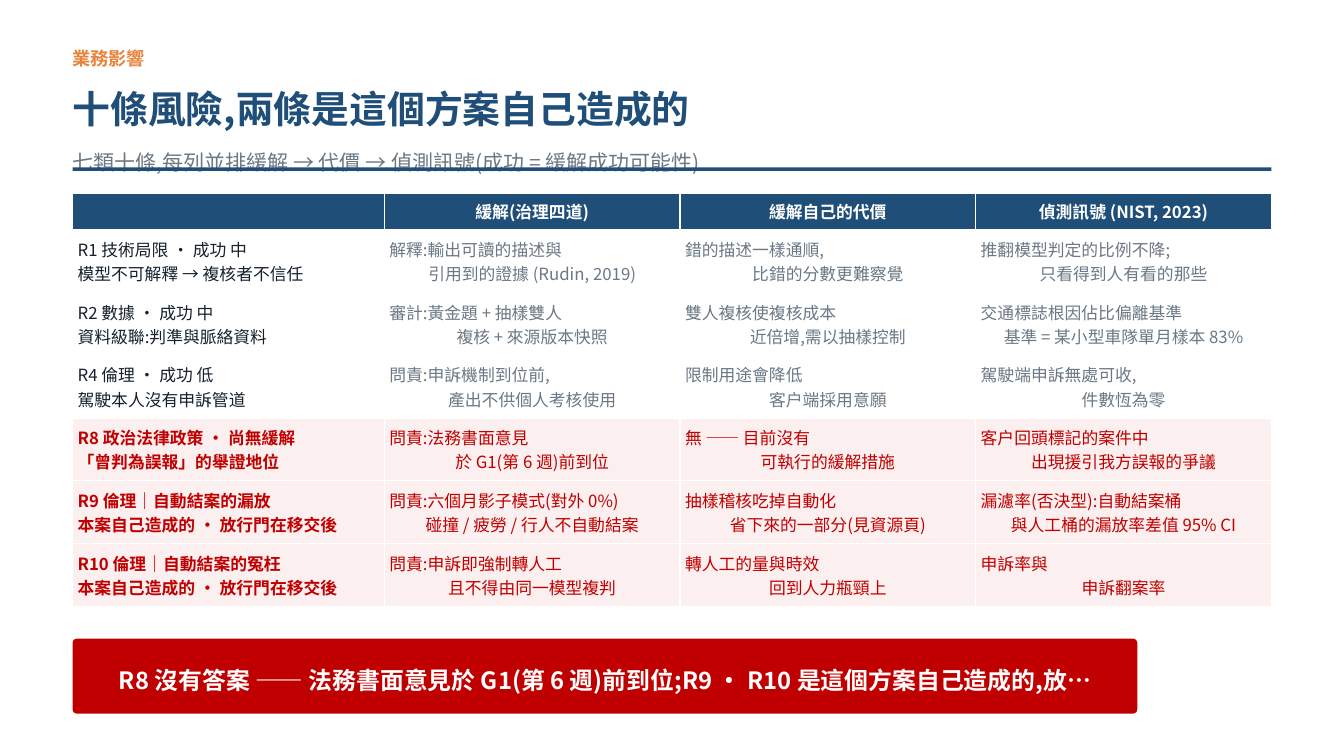
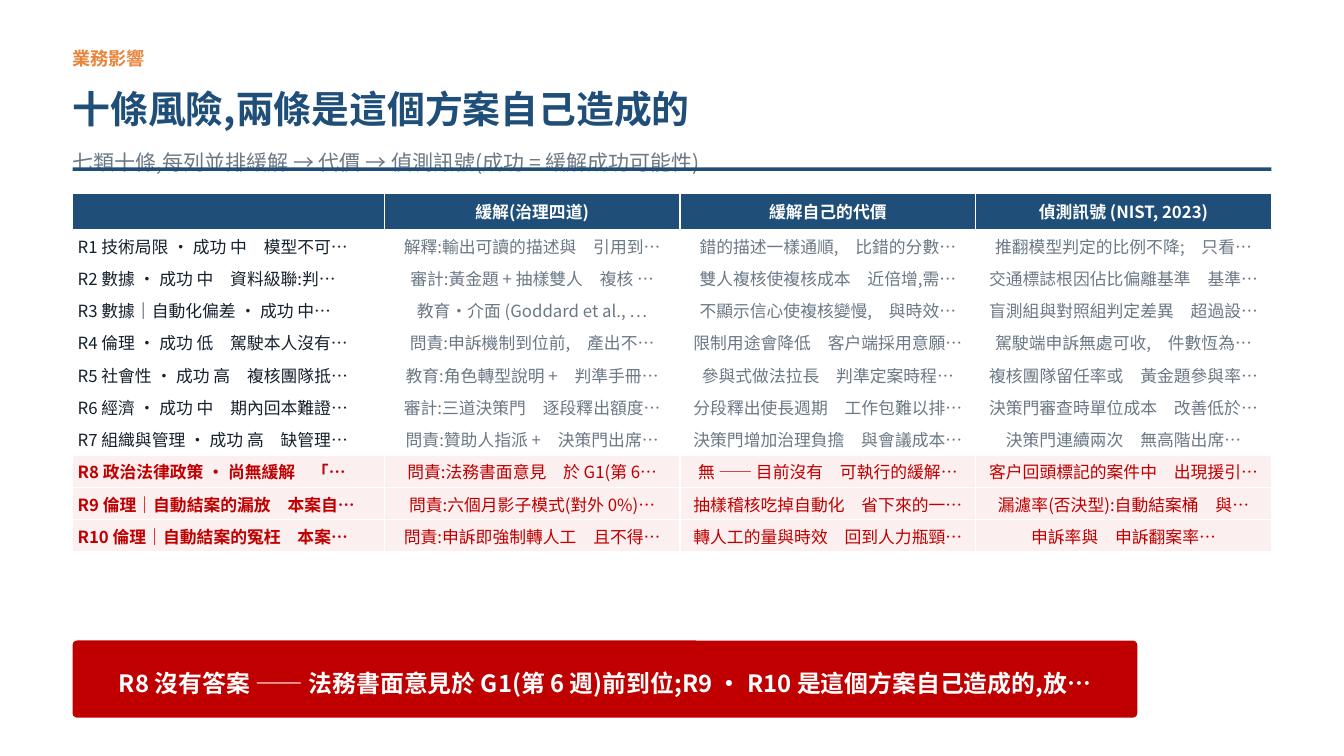
Before and after one commit to pokai-huang0828/UTS_workspace, a slide deck: slide 7 of Artificial Intelligence for Enterprises/Assessment3/Huang_26254793_421104_Assessment 3.pptx. Drawn at 1344x756 pixels with LibreOffice and Linux fonts; fonts in the diff are those of the drawing. Boxes give left, top, right and bottom in pixels: in the first picture for what was removed or moved away, otherwise in the second. Text is boxed around its words. In the diff, an @@ line names an element or a change of style, - is before the commit and + after.

```diff
--- a/Artificial Intelligence for Enterprises/Assessment3/Huang_26254793_421104_Assessment 3.pptx
+++ b/Artificial Intelligence for Enterprises/Assessment3/Huang_26254793_421104_Assessment 3.pptx
@@ table at box(73, 194, 1270, 553) @@
-row 2: R1 技術局限 · 成功 中 模型不可解釋 → 複核者不信任 | 解釋:輸出可讀的描述與 引用到的證據 (Rudin, 2019) | 錯的描述一樣通順, 比錯的分數更難察覺 | 推翻模型判定的比例不降; 只看得到人有看的那些
-row 3: R2 數據 · 成功 中 資料級聯:判準與脈絡資料 | 審計:黃金題 + 抽樣雙人 複核 + 來源版本快照 | 雙人複核使複核成本 近倍增,需以抽樣控制 | 交通標誌根因佔比偏離基準 基準 = 某小型車隊單月樣本 83%
-row 4: R4 倫理 · 成功 低 駕駛本人沒有申訴管道 | 問責:申訴機制到位前, 產出不供個人考核使用 | 限制用途會降低 客戶端採用意願 | 駕駛端申訴無處可收, 件數恆為零
-row 5: R8 政治法律政策 · 尚無緩解 「曾判為誤報」的舉證地位 | 問責:法務書面意見 於 G1(第 6 週)前到位 | 無 —— 目前沒有 可執行的緩解措施 | 客戶回頭標記的案件中 出現援引我方誤報的爭議
-row 6: R9 倫理｜自動結案的漏放 本案自己造成的 · 放行門在移交後 | 問責:六個月影子模式(對外 0%) 碰撞 / 疲勞 / 行人不自動結案 | 抽樣稽核吃掉自動化 省下來的一部分(見資源頁) | 漏濾率(否決型):自動結案桶 與人工桶的漏放率差值 95% CI
-row 7: R10 倫理｜自動結案的冤枉 本案自己造成的 · 放行門在移交後 | 問責:申訴即強制轉人工 且不得由同一模型複判 | 轉人工的量與時效 回到人力瓶頸上 | 申訴率與 申訴翻案率
+row 2: R1 技術局限 · 成功 中 模型不可… | 解釋:輸出可讀的描述與 引用到… | 錯的描述一樣通順, 比錯的分數… | 推翻模型判定的比例不降; 只看…
+row 3: R2 數據 · 成功 中 資料級聯:判… | 審計:黃金題 + 抽樣雙人 複核 … | 雙人複核使複核成本 近倍增,需… | 交通標誌根因佔比偏離基準 基準…
+row 4: R3 數據｜自動化偏差 · 成功 中… | 教育・介面 (Goddard et al., … | 不顯示信心使複核變慢, 與時效… | 盲測組與對照組判定差異 超過設…
+row 5: R4 倫理 · 成功 低 駕駛本人沒有… | 問責:申訴機制到位前, 產出不… | 限制用途會降低 客戶端採用意願… | 駕駛端申訴無處可收, 件數恆為…
+row 6: R5 社會性 · 成功 高 複核團隊抵… | 教育:角色轉型說明 + 判準手冊… | 參與式做法拉長 判準定案時程… | 複核團隊留任率或 黃金題參與率…
+row 7: R6 經濟 · 成功 中 期內回本難證… | 審計:三道決策門 逐段釋出額度… | 分段釋出使長週期 工作包難以排… | 決策門審查時單位成本 改善低於…
+row 8: R7 組織與管理 · 成功 高 缺管理… | 問責:贊助人指派 + 決策門出席… | 決策門增加治理負擔 與會議成本… | 決策門連續兩次 無高階出席…
+row 9: R8 政治法律政策 · 尚無緩解 「… | 問責:法務書面意見 於 G1(第 6… | 無 —— 目前沒有 可執行的緩解… | 客戶回頭標記的案件中 出現援引…
+row 10: R9 倫理｜自動結案的漏放 本案自… | 問責:六個月影子模式(對外 0%)… | 抽樣稽核吃掉自動化 省下來的一… | 漏濾率(否決型):自動結案桶 與…
+row 11: R10 倫理｜自動結案的冤枉 本案… | 問責:申訴即強制轉人工 且不得… | 轉人工的量與時效 回到人力瓶頸… | 申訴率與 申訴翻案率…
@@ rounded rectangle: place and size @@
-rounded rectangle at box(73, 638, 1137, 714)
+rounded rectangle at box(73, 640, 1137, 718)
```
Also in this commit, not shown: 9 other slides changed, 3 other files.
